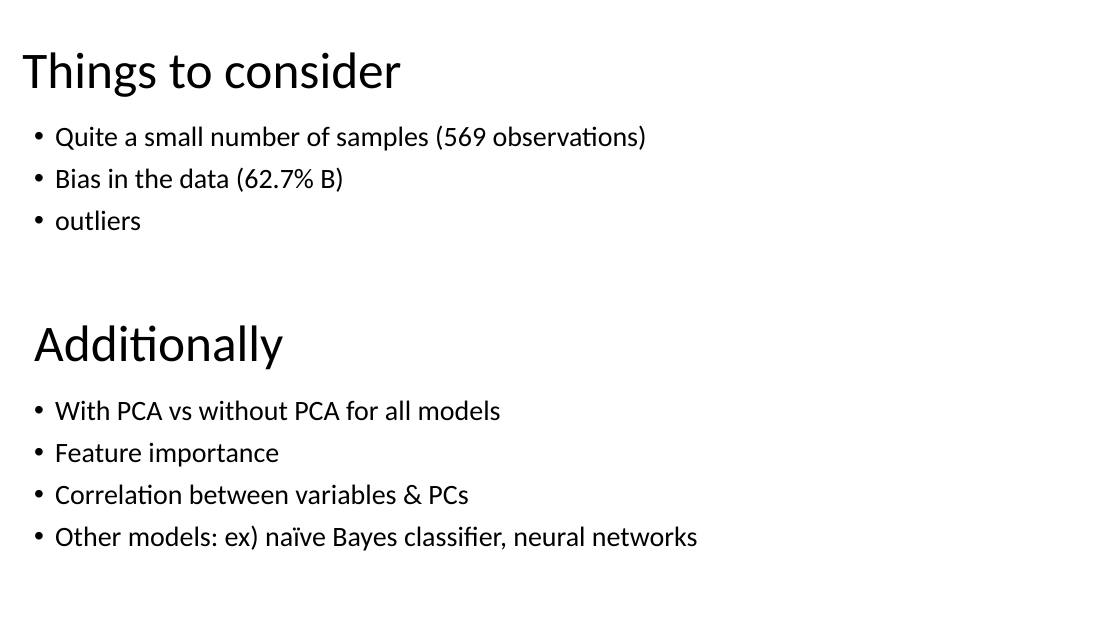
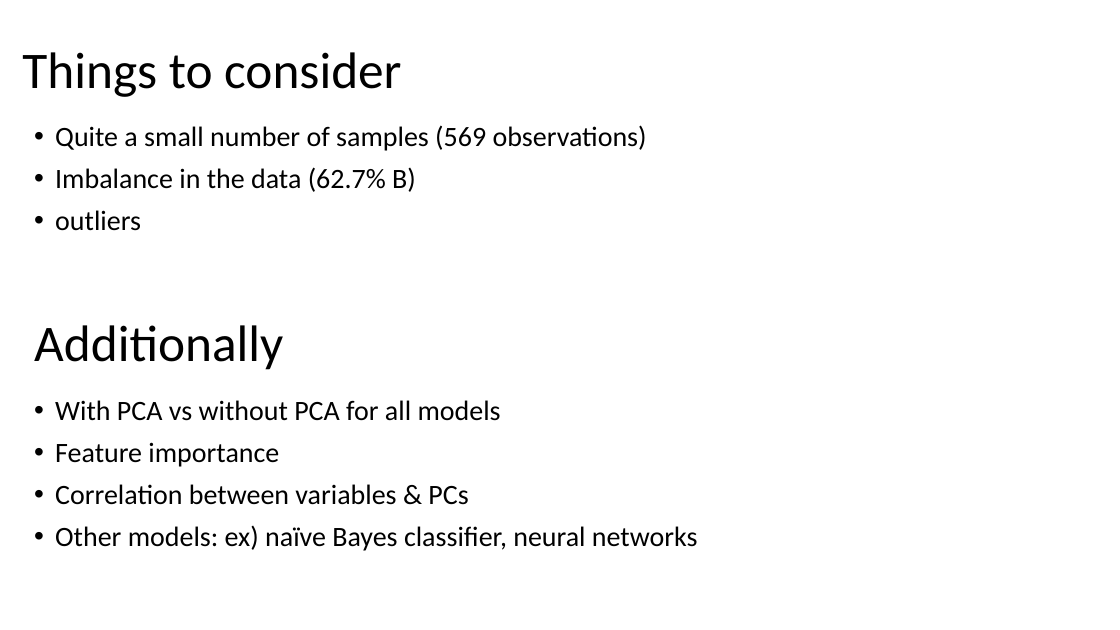
Before and after one commit to yoonichung/BreastCancerPrediction, a slide deck: slide 15 of Team7.pptx. Drawn at 1120x630 pixels with LibreOffice and Linux fonts; fonts in the diff are those of the drawing. Boxes give left, top, right and bottom in pixels: in the first picture for what was removed or moved away, otherwise in the second. Text is boxed around its words. In the diff, an @@ line names an element or a change of style, - is before the commit and + after.

```diff
--- a/Team7.pptx
+++ b/Team7.pptx
@@ text at bbox=[55, 167, 416, 192]: text changed @@
-• Bias in the data (62.7% B)
+• Imbalance in the data (62.7% B)
```
Also in this commit, not shown: 2 other slides changed.
